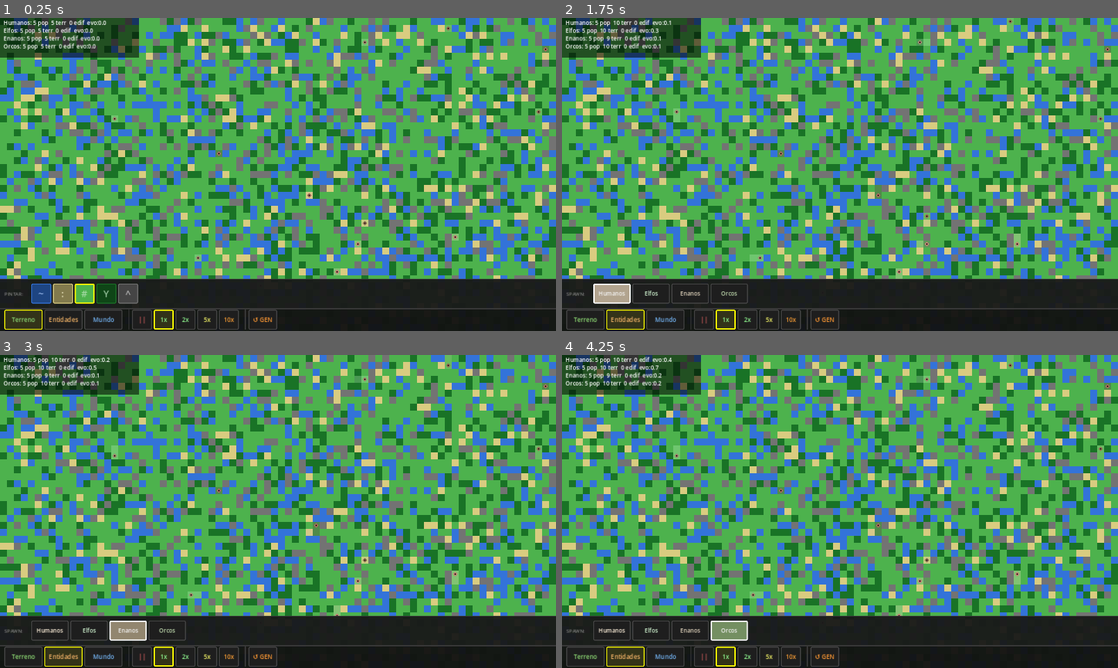
Above: before the commit, frames 1-4 (two rows, left to right).
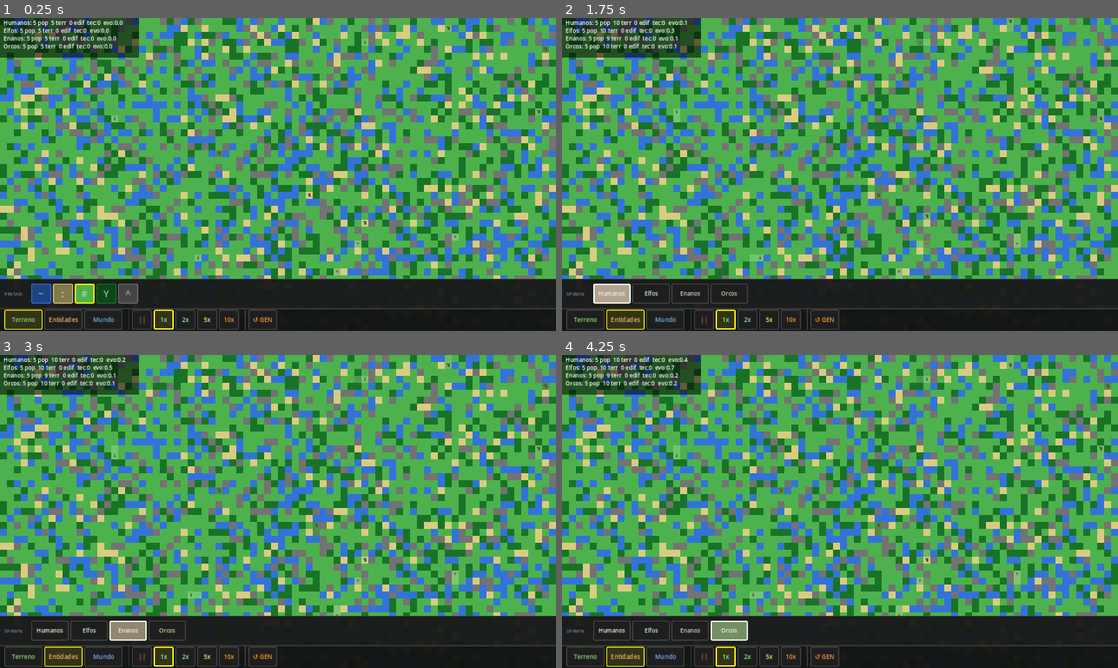
Above: after the commit, the same moments.

Repository: scastorina/civilizatio
Game: Godot game, scene res://scenes/Main.tscn
The game is run twice, just before and just after one commit, with the same random seed, the same clock (stepped at 60 frames per second) and the same inputs.
Inputs:
- Up to frame 1 (0.25 s): no input
- Up to frame 2 (1.75 s): click "Entidades" at 0.5 s; click "Humanos" at 1.25 s
- Up to frame 3 (3 s): click "Elfos" at 2 s; click "Enanos" at 2.75 s
- Up to frame 4 (4.25 s): click "Orcos" at 3.5 s

The runs differ from the first frame. In frame 1, 0.3% of the frame differs, in the area x 13-99%, y 0-82%; in frame 2, 0.3%; in frame 3, 0.3%; in frame 4, 0.3%.

Commit message:
Add technology system and species/building visual icons
Technology: species accumulate research from positive evolution scores.
At 100/300/700 pts they reach tech level 1/2/3, unlocking:
- Tec 1: buildings construct 2x faster
- Tec 2: +25% combat bonus
- Tec 3: x2 defense + reproduce at lower evo threshold

Visual icons: each species is drawn as a distinct figure (human meeple,
elf with pointed ears, stout dwarf with beard, orc with tusks). Buildings
now show a tent/camp, house with roof and window, or castle with tower,
battlements and faction flag.

Co-Authored-By: Claude Sonnet 4.6 <noreply@anthropic.com>

Diff:
--- a/scripts/Human.gd
+++ b/scripts/Human.gd
@@ -90,6 +90,58 @@
 
 func _draw() -> void:
 	var health := clampf((evolution_score + 20.0) / 40.0, 0.0, 1.0)
-	var c := species_color.lerp(Color(0.5, 0.1, 0.1), 1.0 - health)
-	draw_circle(Vector2.ZERO, tile_size * 0.28, c)
-	draw_circle(Vector2.ZERO, tile_size * 0.14, Color(0.20, 0.15, 0.12))
+	var c := species_color.lerp(Color(0.4, 0.08, 0.08), 1.0 - health)
+	var dk := c.darkened(0.45)
+	var s := tile_size * 0.30
+	match species_name:
+		"Humanos":  _draw_human(c, dk, s)
+		"Elfos":    _draw_elf(c, dk, s)
+		"Enanos":   _draw_dwarf(c, dk, s)
+		"Orcos":    _draw_orc(c, dk, s)
+		_:
+			draw_circle(Vector2.ZERO, s, c)
+
+func _draw_human(c: Color, dk: Color, s: float) -> void:
+	draw_circle(Vector2(0, -s * 0.62), s * 0.42, c)
+	draw_circle(Vector2(0, -s * 0.62), s * 0.42, dk, false, 1.0)
+	var body := PackedVector2Array([
+		Vector2(-s*0.38, -s*0.18), Vector2(s*0.38, -s*0.18),
+		Vector2(s*0.30, s*0.62),   Vector2(-s*0.30, s*0.62),
+	])
+	draw_colored_polygon(body, c)
+	draw_polyline(body, dk, 1.0)
+
+func _draw_elf(c: Color, dk: Color, s: float) -> void:
+	draw_circle(Vector2(0, -s * 0.62), s * 0.38, c)
+	draw_circle(Vector2(0, -s * 0.62), s * 0.38, dk, false, 1.0)
+	draw_line(Vector2(-s*0.34, -s*0.88), Vector2(-s*0.54, -s*1.18), c, 1.5)
+	draw_line(Vector2(s*0.34, -s*0.88),  Vector2(s*0.54, -s*1.18),  c, 1.5)
+	var body := PackedVector2Array([
+		Vector2(-s*0.28, -s*0.22), Vector2(s*0.28, -s*0.22),
+		Vector2(s*0.20, s*0.60),   Vector2(-s*0.20, s*0.60),
+	])
+	draw_colored_polygon(body, c)
+	draw_polyline(body, dk, 1.0)
+
+func _draw_dwarf(c: Color, dk: Color, s: float) -> void:
+	draw_circle(Vector2(0, -s * 0.48), s * 0.45, c)
+	draw_circle(Vector2(0, -s * 0.48), s * 0.45, dk, false, 1.0)
+	draw_circle(Vector2(0, -s * 0.05), s * 0.30, c.lightened(0.25))
+	var body := PackedVector2Array([
+		Vector2(-s*0.48, -s*0.10), Vector2(s*0.48, -s*0.10),
+		Vector2(s*0.44, s*0.52),   Vector2(-s*0.44, s*0.52),
+	])
+	draw_colored_polygon(body, c)
+	draw_polyline(body, dk, 1.0)
+
+func _draw_orc(c: Color, dk: Color, s: float) -> void:
+	draw_circle(Vector2(0, -s * 0.52), s * 0.50, c)
+	draw_circle(Vector2(0, -s * 0.52), s * 0.50, dk, false, 1.0)
+	draw_line(Vector2(-s*0.22, -s*0.18), Vector2(-s*0.28, s*0.08), Color(0.95, 0.95, 0.85), 1.5)
+	draw_line(Vector2(s*0.22, -s*0.18),  Vector2(s*0.28, s*0.08),  Color(0.95, 0.95, 0.85), 1.5)
+	var body := PackedVector2Array([
+		Vector2(-s*0.46, -s*0.10), Vector2(s*0.46, -s*0.10),
+		Vector2(s*0.40, s*0.58),   Vector2(-s*0.40, s*0.58),
+	])
+	draw_colored_polygon(body, c)
+	draw_polyline(body, dk, 1.0)
--- a/scripts/Main.gd
+++ b/scripts/Main.gd
@@ -23,6 +23,10 @@
 var _species_colors: Dictionary = {}
 var _species_combat: Dictionary = {}
 var _species_defense: Dictionary = {}
+var _species_tech: Dictionary = {}
+var _species_research: Dictionary = {}
+
+const TECH_THRESHOLDS: Array[float] = [100.0, 300.0, 700.0]
 
 var current_speed_idx := 1
 var current_map_idx := 0
@@ -38,6 +42,8 @@
 		_species_colors[n]  = sp["color"] as Color
 		_species_combat[n]  = sp["combat"] as float
 		_species_defense[n] = sp["defense"] as float
+		_species_tech[n]    = 0
+		_species_research[n] = 0.0
 	ui = GameUI.new()
 	add_child(ui)
 	ui.setup_species(SPECIES_LIBRARY)
@@ -58,6 +64,7 @@
 		_update_evolution()
 		_resolve_combat()
 		_decay_dead_territories()
+		_update_technology()
 		ticked = true
 	if ticked:
 		queue_redraw()
@@ -101,6 +108,9 @@
 
 func _regenerate_world() -> void:
 	move_tick_accumulator = 0.0
+	for n: String in _species_tech.keys():
+		_species_tech[n] = 0
+		_species_research[n] = 0.0
 	world_grid.generate(MAP_PRESETS[current_map_idx])
 	_spawn_initial_humans()
 	queue_redraw()
@@ -152,7 +162,9 @@
 			if target_owner == "" or target_owner == human.species_name:
 				continue
 			var def_bonus: float = _species_defense.get(target_owner, 1.0)
-			var chance := _conquest_chance(world_grid.get_structure(target)) * human.combat_bonus / def_bonus
+			var tech_atk := 1.25 if (_species_tech.get(human.species_name, 0) as int) >= 2 else 1.0
+			var tech_def := 2.0  if (_species_tech.get(target_owner, 0) as int) >= 3 else 1.0
+			var chance := _conquest_chance(world_grid.get_structure(target)) * human.combat_bonus * tech_atk / (def_bonus * tech_def)
 			if rng.randf() < chance:
 				world_grid.set_owner(target, human.species_name)
 
@@ -169,6 +181,8 @@
 		var cell := human.grid_position
 		human.update_evolution(world_grid.get_biome(cell))
 		world_grid.tick_presence(cell, human.species_name)
+		if (_species_tech.get(human.species_name, 0) as int) >= 1:
+			world_grid.tick_presence(cell, human.species_name)
 		match world_grid.get_structure(cell):
 			"village": human.evolution_score += 0.02
 			"town":    human.evolution_score += 0.05
@@ -179,7 +193,8 @@
 		dead.queue_free()
 	if humans.size() < MAX_HUMANS:
 		for human in humans.duplicate():
-			if human.evolution_score > 15.0 and humans.size() < MAX_HUMANS:
+			var repro_threshold := 10.0 if (_species_tech.get(human.species_name, 0) as int) >= 3 else 15.0
+			if human.evolution_score > repro_threshold and humans.size() < MAX_HUMANS:
 				if rng.randf() < 0.01:
 					_try_reproduce(human)
 
@@ -211,6 +226,19 @@
 			if owner != "" and not living.has(owner):
 				if rng.randf() < 0.03:
 					world_grid.set_owner(cell, "")
+
+func _update_technology() -> void:
+	var research_gain: Dictionary = {}
+	for human in humans:
+		if not research_gain.has(human.species_name):
+			research_gain[human.species_name] = 0.0
+		if human.evolution_score > 0.0:
+			research_gain[human.species_name] += human.evolution_score * 0.05
+	for sp_name: String in research_gain.keys():
+		_species_research[sp_name] = (_species_research.get(sp_name, 0.0) as float) + research_gain[sp_name]
+		var lvl: int = _species_tech.get(sp_name, 0) as int
+		if lvl < TECH_THRESHOLDS.size() and (_species_research[sp_name] as float) >= TECH_THRESHOLDS[lvl]:
+			_species_tech[sp_name] = lvl + 1
 
 func _draw() -> void:
 	for y in range(world_grid.height):
@@ -235,15 +263,9 @@
 			var cx := (x + 0.5) * TILE_SIZE
 			var cy := (y + 0.5) * TILE_SIZE
 			match structure:
-				"camp":
-					draw_rect(Rect2(cx - 2.5, cy - 2.5, 5.0, 5.0), sc.lightened(0.3))
-				"village":
-					draw_circle(Vector2(cx, cy), 4.0, sc.lightened(0.5))
-					draw_rect(Rect2(cx - 1.5, cy - 1.5, 3.0, 3.0), Color(0.95, 0.85, 0.55))
-				"town":
-					draw_circle(Vector2(cx, cy), 5.5, sc.lightened(0.6))
-					draw_circle(Vector2(cx, cy), 3.0, Color(1.0, 0.95, 0.70))
-					draw_rect(Rect2(cx - 1.0, cy - 1.0, 2.0, 2.0), Color(0.80, 0.50, 0.20))
+				"camp":    _draw_camp(cx, cy, sc)
+				"village": _draw_village(cx, cy, sc)
+				"town":    _draw_town(cx, cy, sc)
 
 	# Species stats overlay (top-left)
 	var stats := _species_stats()
@@ -279,13 +301,52 @@
 			continue
 		var evo: float = stats[sp_name]["evo"] / maxf(float(pop), 1.0)
 		var buildings: int = stats[sp_name]["buildings"]
-		var line := "%s: %d pop  %d terr  %d edif  evo:%.1f" % [sp_name, pop, tiles, buildings, evo]
+		var tech: int = _species_tech.get(sp_name, 0) as int
+		var line := "%s: %d pop  %d terr  %d edif  tec:%d  evo:%.1f" % [sp_name, pop, tiles, buildings, tech, evo]
 		if pop == 0 and tiles > 0:
 			line += "  [EXTINTO]"
 		result.append(line)
 	if result.is_empty():
 		result.append("Sin entidades — usa tab Entidades")
 	return result
+
+func _draw_camp(cx: float, cy: float, sc: Color) -> void:
+	var tent := PackedVector2Array([
+		Vector2(cx, cy - 5.5),
+		Vector2(cx - 4.5, cy + 3.0),
+		Vector2(cx + 4.5, cy + 3.0),
+	])
+	draw_colored_polygon(tent, sc.darkened(0.1))
+	draw_polyline(tent, sc.lightened(0.4), 1.0)
+	draw_line(Vector2(cx, cy - 5.5), Vector2(cx, cy + 3.0), sc.lightened(0.4), 1.0)
+	draw_rect(Rect2(cx - 1.2, cy + 0.5, 2.4, 2.5), sc.darkened(0.5))
+
+func _draw_village(cx: float, cy: float, sc: Color) -> void:
+	draw_rect(Rect2(cx - 4.0, cy - 0.5, 8.0, 5.5), Color(0.90, 0.84, 0.70))
+	var roof := PackedVector2Array([
+		Vector2(cx, cy - 6.0),
+		Vector2(cx - 5.0, cy - 0.5),
+		Vector2(cx + 5.0, cy - 0.5),
+	])
+	draw_colored_polygon(roof, sc.lerp(Color(0.70, 0.25, 0.20), 0.5))
+	draw_polyline(roof, sc.darkened(0.3), 1.0)
+	draw_rect(Rect2(cx - 1.3, cy + 2.0, 2.6, 3.0), Color(0.48, 0.30, 0.12))
+	draw_rect(Rect2(cx + 1.5, cy + 0.2, 2.0, 1.8), Color(0.75, 0.88, 1.0))
+
+func _draw_town(cx: float, cy: float, sc: Color) -> void:
+	var stone := Color(0.72, 0.68, 0.62)
+	var dark  := Color(0.22, 0.18, 0.14)
+	draw_rect(Rect2(cx - 6.0, cy - 1.5, 12.0, 7.5), stone)
+	draw_rect(Rect2(cx - 2.5, cy - 7.5, 5.0, 8.5), stone.darkened(0.1))
+	for bx: float in [-4.5, -2.5, -0.5, 1.5, 3.5]:
+		draw_rect(Rect2(cx + bx, cy - 3.5, 1.5, 2.0), stone)
+	for bx2: float in [-2.5, -0.5, 1.5]:
+		draw_rect(Rect2(cx + bx2, cy - 9.5, 1.5, 2.0), stone.darkened(0.1))
+	draw_rect(Rect2(cx - 2.0, cy + 2.5, 4.0, 5.0), dark)
+	draw_line(Vector2(cx, cy - 7.5), Vector2(cx, cy - 11.5), Color(0.55, 0.55, 0.55), 1.0)
+	draw_colored_polygon(PackedVector2Array([
+		Vector2(cx, cy - 11.5), Vector2(cx + 4.0, cy - 9.8), Vector2(cx, cy - 8.2)
+	]), sc.lightened(0.3))
 
 func _mouse_to_cell(pos: Vector2) -> Vector2i:
 	return Vector2i(int(floor(pos.x / TILE_SIZE)), int(floor(pos.y / TILE_SIZE)))
